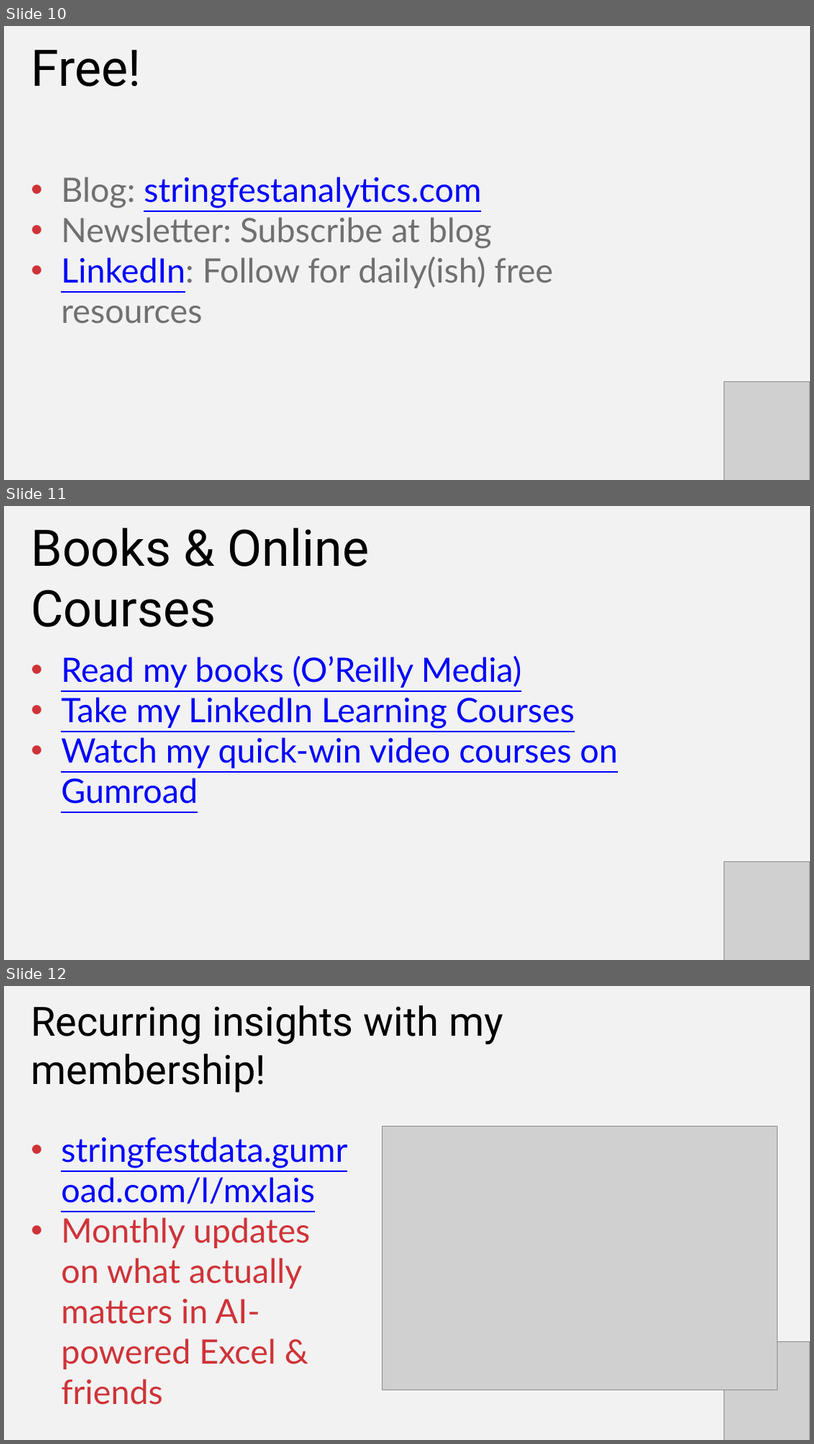
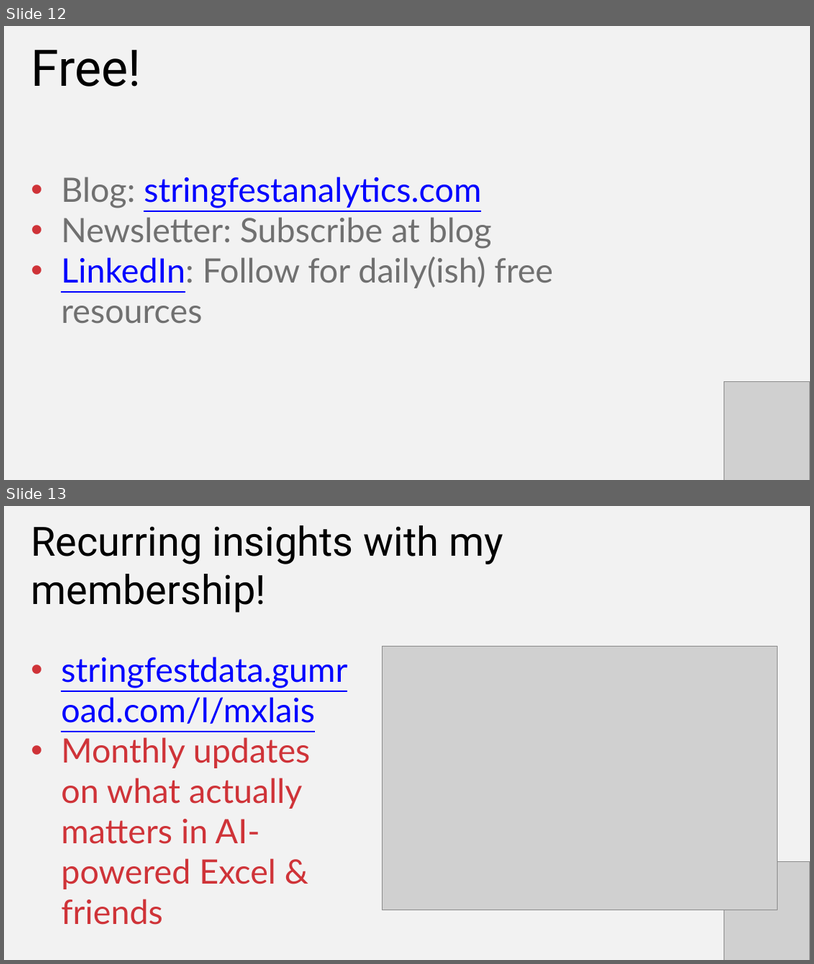
Before and after one commit to stringfestdata/modern-excel-demo-day, a slide deck: modern-excel-demo-day.pptx. Shown one above the other, each under a label of ours: slides 10, 11 and 12 before the commit, slides 12 and 13 after it. The pictures are 814x1444 and 814x964 pixels, drawn with LibreOffice and Linux fonts; fonts in the diff are those of the drawing; grey boxes stand for pictures. Boxes give left, top, right and bottom in pixels: in the first picture for what was removed or moved away, otherwise in the second. Text is boxed around its words. In the diff, an @@ line names an element or a change of style, - is before the commit and + after.

```diff
--- a/modern-excel-demo-day.pptx
+++ b/modern-excel-demo-day.pptx
@@ slide 11 removed at <box>4,506,810,960</box>, background #F2F2F2 @@
@@ text removed at <box>31,528,369,627</box> @@
-Books & Online Courses
@@ text removed at <box>61,656,618,803</box> @@
-• Read my books (O’Reilly Media)
-• Take my LinkedIn Learning Courses
-• Watch my quick-win video courses on Gumroad
@@ picture removed at <box>725,861,810,960</box> @@
@@ what was slide 10 is now slide 12 @@
@@ what was slide 12 is now slide 13 @@
```
Also in this commit, not shown: 2 slides changed, 1 slide added, 6 other slides removed, 1 other file.
